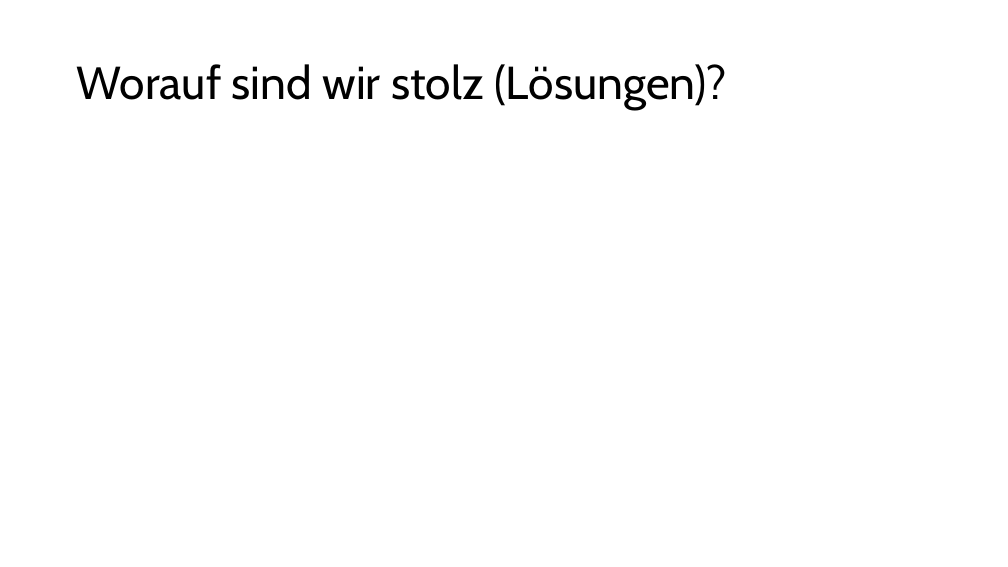
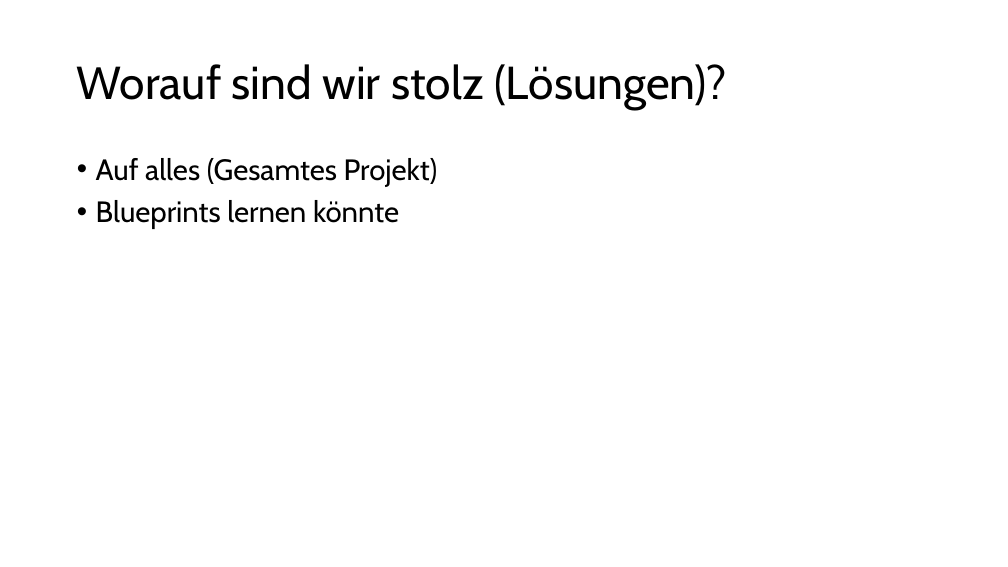
Before and after one commit to Soguel-Aurelien/UnrealEngineProjekt, a slide deck: slide 8 of Presentation/Unrealengine pp.pptx (slide 6 before the commit). Drawn at 1008x567 pixels with LibreOffice and Linux fonts; fonts in the diff are those of the drawing. Boxes give left, top, right and bottom in pixels: in the first picture for what was removed or moved away, otherwise in the second. Text is boxed around its words. In the diff, an @@ line names an element or a change of style, - is before the commit and + after.

```diff
--- a/Presentation/Unrealengine pp.pptx
+++ b/Presentation/Unrealengine pp.pptx
@@ text added at <box>96,158,438,229</box>, 28 pt, text #000000 @@
+• Auf alles (Gesamtes Projekt)
+• Blueprints lernen könnte
```
Also in this commit, not shown: 5 other slides changed, 3 slides added, 1 slide removed.
